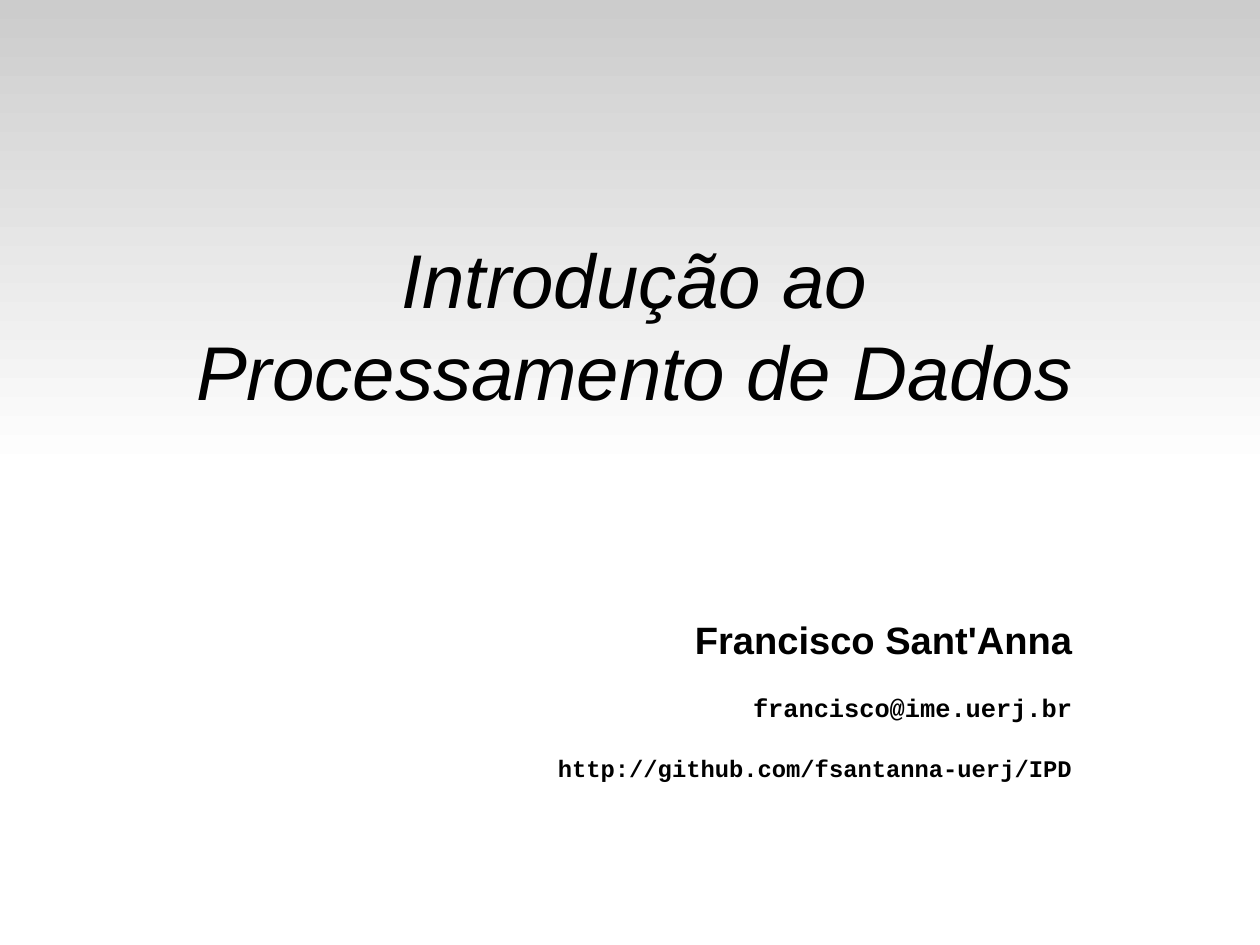
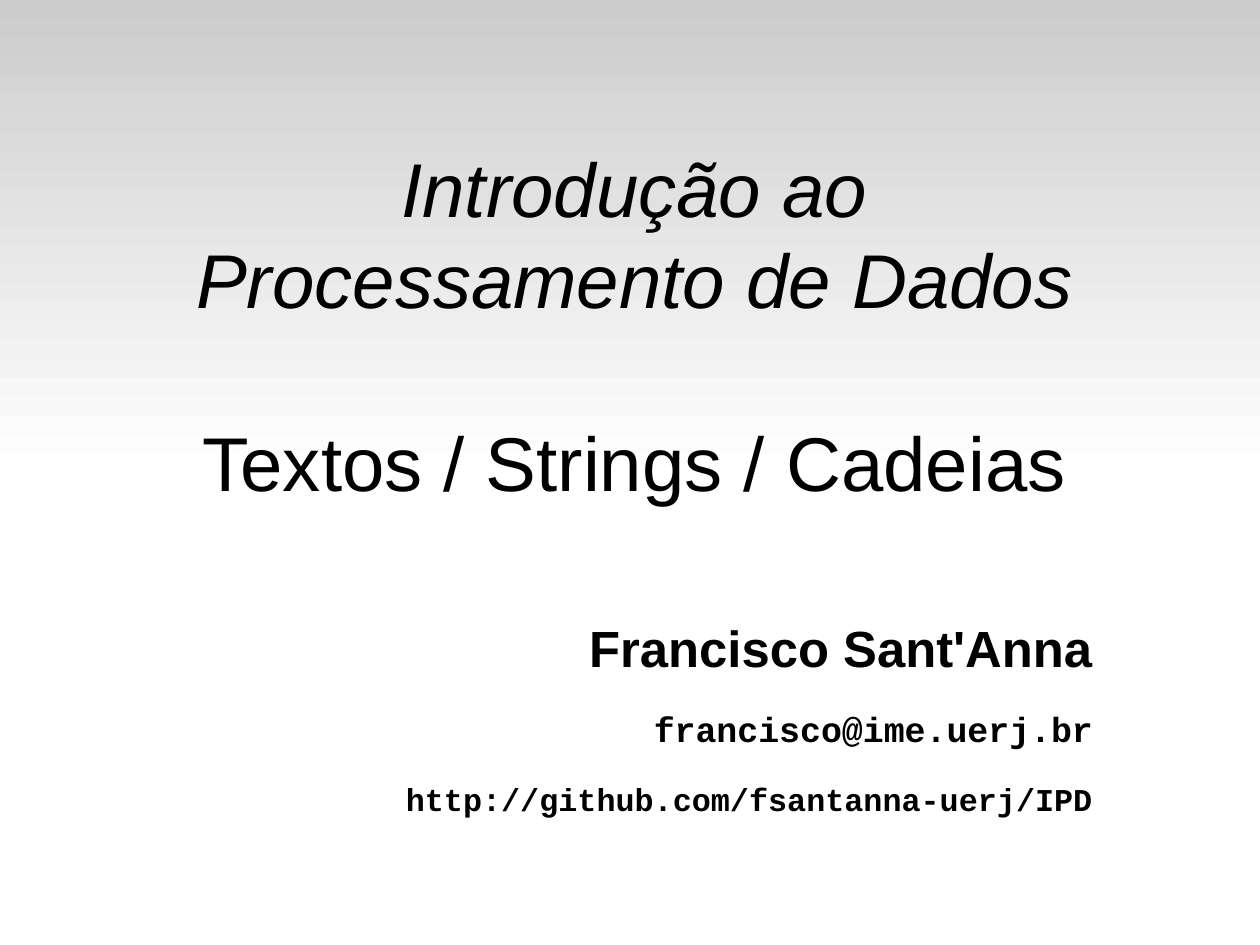
Before and after one commit to fsantanna-uerj/IPD, a slide deck: slide 1 of slides/ipd-07-strings.odp. Drawn at 1260x945 pixels with LibreOffice and Linux fonts; fonts in the diff are those of the drawing. Boxes give left, top, right and bottom in pixels: in the first picture for what was removed or moved away, otherwise in the second. Text is boxed around its words. In the diff, an @@ line names an element or a change of style, - is before the commit and + after.

```diff
--- a/slides/ipd-07-strings.odp
+++ b/slides/ipd-07-strings.odp
@@ subtitle "Introdução ao": place and size @@
-subtitle "Introdução ao" at (196, 252, 1072, 401)
+subtitle "Introdução ao" at (196, 161, 1072, 506)
@@ subtitle at (202, 435, 1065, 506): paragraph added @@
+Textos / Strings / Cadeias
@@ text "Francisco Sant'Anna": place and size @@
-text "Francisco Sant'Anna" at (558, 626, 1072, 782)
+text "Francisco Sant'Anna" at (406, 630, 1093, 818)
@@ text "Francisco Sant'Anna" at (406, 630, 1093, 818): size 24 to 32 pt in "Francisco Sant'Anna"; size 16 to 22 pt in "francisco@ime.uerj.br"; size 15 to 20 pt in "http://github.com/fsantanna-uerj/IPD" @@
```
Also in this commit, not shown: 12 other files.
